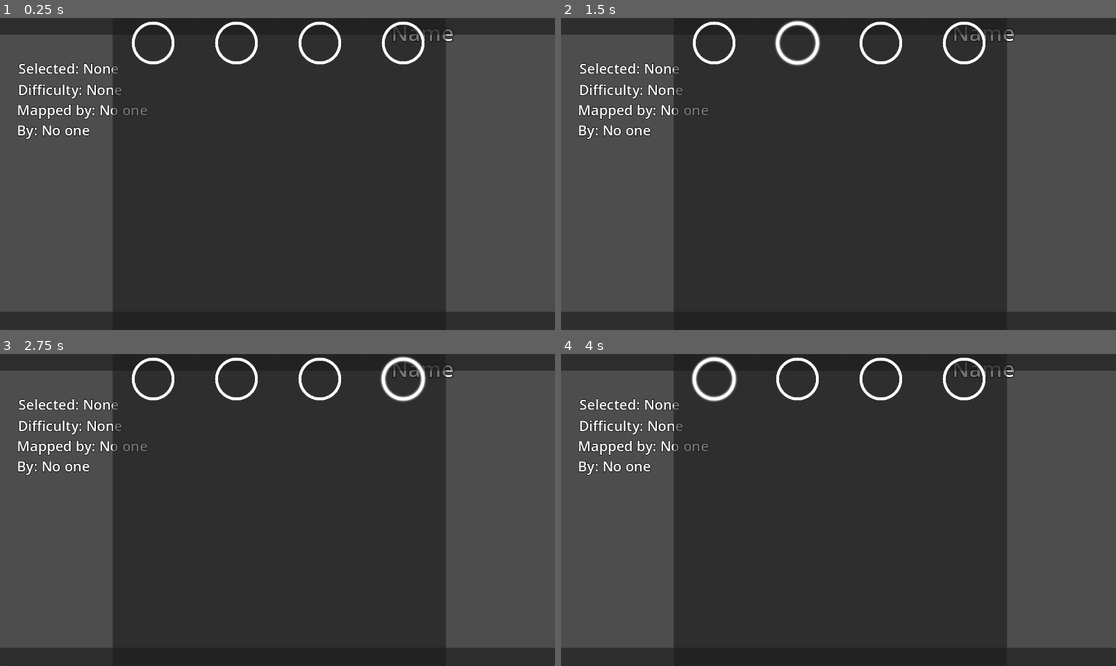
Above: before the commit, frames 1-4 (two rows, left to right).
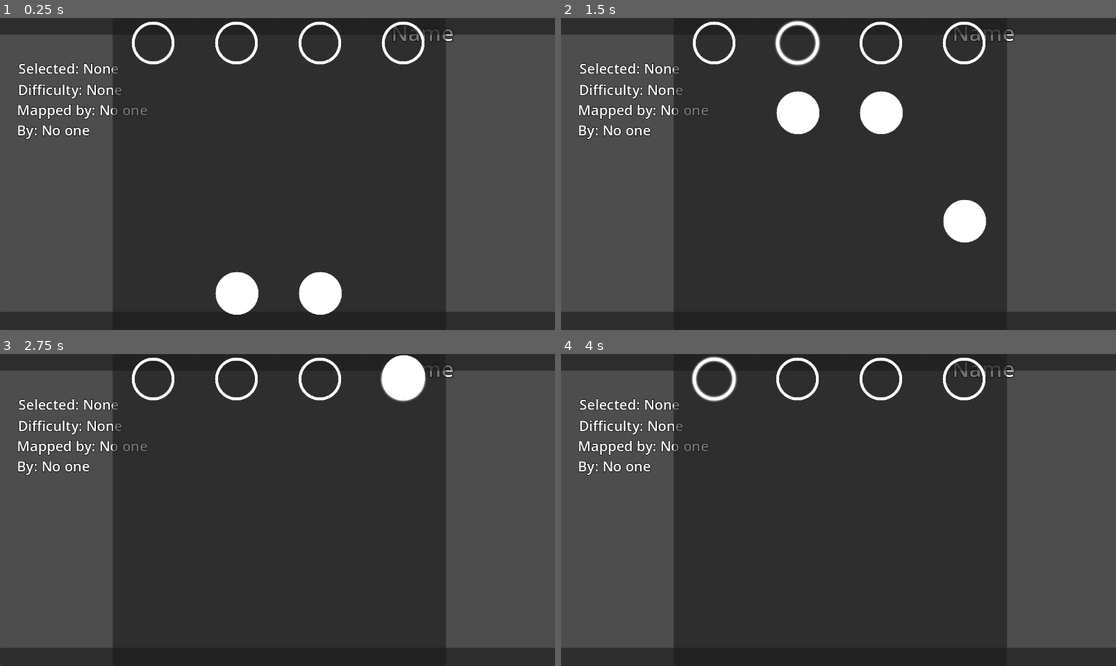
Above: after the commit, the same moments.

Repository: Virus01Official/KeyBeat_Rewrite
Game: Godot game, scene res://main.tscn
Two runs of this game, one before a commit and one after it. Both use one fixed random seed, a clock stepped at 60 frames per second and the inputs below.
Inputs:
- Up to frame 1 (0.25 s): no input
- Up to frame 2 (1.5 s): hold K (right) 0.53-1.28 s; hold F (down) from 1.28 s (still down)
- Up to frame 3 (2.75 s): release F (down) at 2.03 s; hold K (right) from 2.03 s (still down)
- Up to frame 4 (4 s): release K (right) at 2.78 s; hold J (up) 2.78-3.53 s; tap Enter at 3.5 s; hold D (left) from 3.53 s (still down)

The runs differ from the first frame. In frame 1, 1.7% of the frame differs, in the area x 38-62%, y 81-96%; in frame 2, 2.5%, in the area x 38-77%, y 23-72%; in frame 3, 0.7%; in frame 4, nothing differs.
Error before the commit: Invalid assignment of property or key 'stream' with value of type 'AudioStreamOggVorbis' on a base object of type 'null instance'. (res://game.gd:195)

Commit message:
added offset and small fixes

Diff:
--- a/game.gd
+++ b/game.gd
@@ -6,6 +6,8 @@
 var right_pressed = false
 var maps_location = "res://songs/"
 
+var countdown: float = 0.0
+
 var note_scene = preload("res://Note.tscn")
 var chart: Array = []
 var song_position: float = 0.0
@@ -14,6 +16,8 @@
 
 const HIT_WINDOW = 0.5
 
+var offset: float = 0.0
+
 const RECEPTOR_Y = -4
 
 const LEAD_TIME = 2.0
@@ -26,9 +30,14 @@
 
 func _process(delta: float) -> void:
 	if song_started:
-		song_position += delta
 		_spawn_notes()
 		_check_missed_notes()
+		if not $AudioStreamPlayer.playing:
+			countdown -= delta
+			if countdown <= 0.0:
+				$AudioStreamPlayer.play()
+		else:
+			song_position = $AudioStreamPlayer.get_playback_position()
 
 	for note in note_container.get_children():
 		if note.hold_active:
@@ -94,9 +103,10 @@
 			note.queue_free()
 
 func _spawn_notes() -> void:
+	var spawn_ahead = song_position + LEAD_TIME if $AudioStreamPlayer.playing else LEAD_TIME
 	while next_note_index < chart.size():
 		var note_data = chart[next_note_index]
-		if note_data["time"] / 1000.0 <= song_position + LEAD_TIME:
+		if note_data["time"] / 1000.0 <= spawn_ahead:
 			var note = note_scene.instantiate()
 			note.direction = _lane_to_direction(note_data["lane"])
 			note.position = _get_lane_x(note.direction)
@@ -181,7 +191,10 @@
 		var data = json.get_data()
 		chart = data.get("notes", [])
 		chart.sort_custom(func(a, b): return a["time"] < b["time"])
+		offset = data.get("offset", 0) / 1000.0
+		countdown = offset
 		song_position = 0.0
+
 		next_note_index = 0
 
 		var audio_stream: AudioStream = null
@@ -193,6 +206,5 @@
 
 		if audio_stream:
 			$AudioStreamPlayer.stream = audio_stream
-			$AudioStreamPlayer.play()
 
 		song_started = true
--- a/game.tscn
+++ b/game.tscn
@@ -129,3 +129,5 @@
 anchors_preset = 0
 offset_right = 40.0
 offset_bottom = 40.0
+
+[node name="AudioStreamPlayer" type="AudioStreamPlayer" parent="." unique_id=860310499]
--- a/songs/Tutorial/song.json
+++ b/songs/Tutorial/song.json
@@ -18,5 +18,6 @@
 		{"time": 7071, "lane": 2}
 	],
 	"bpm": 120,
-	"title": "Tutorial"
+	"title": "Tutorial",
+	"offset": 500,
 }
